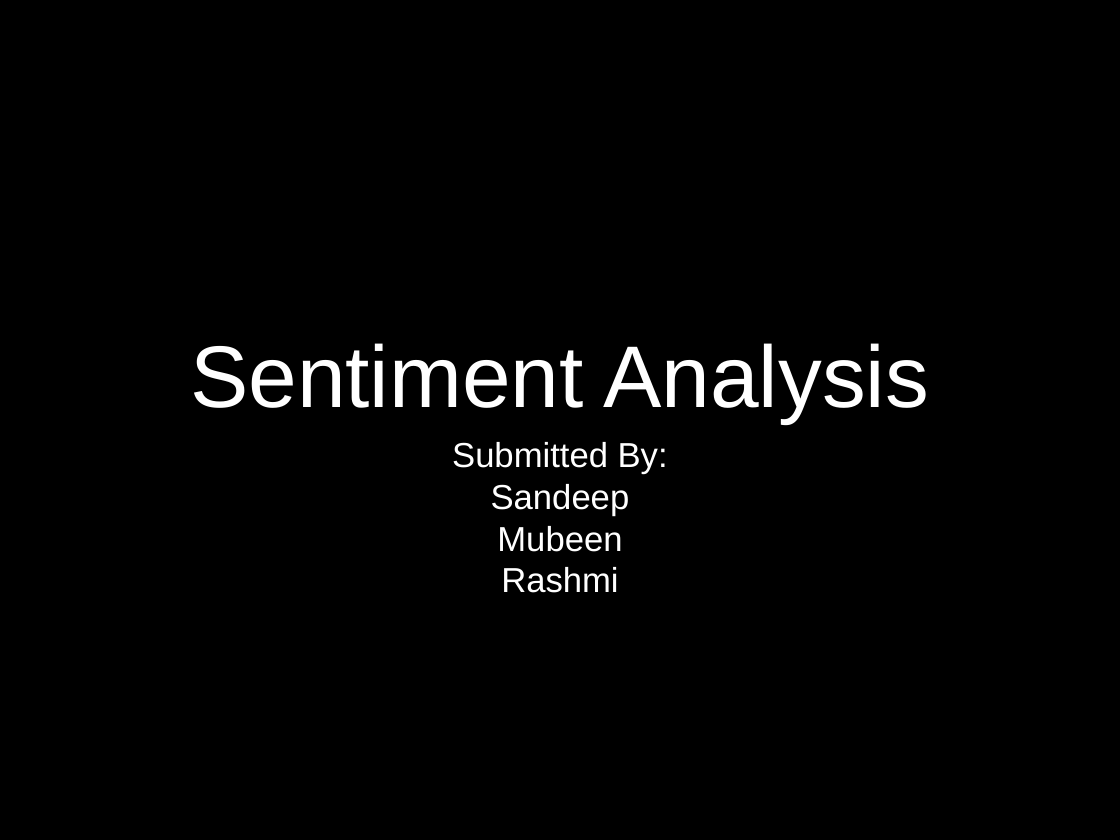
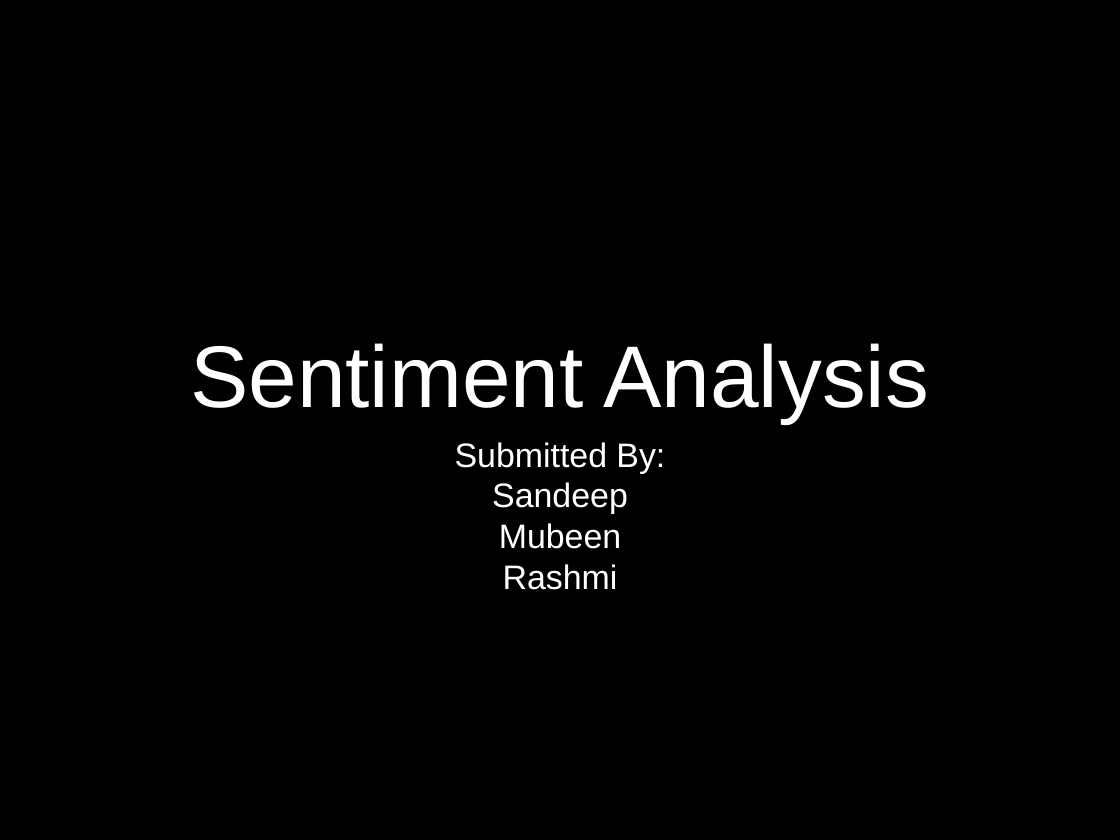
Before and after one commit to sandyhmmm/FinalsProject, a slide deck: slide 1 of finals/FinalPresentationGithub.pptx. Drawn at 1120x840 pixels with LibreOffice and Linux fonts; fonts in the diff are those of the drawing. Boxes give left, top, right and bottom in pixels: in the first picture for what was removed or moved away, otherwise in the second. Text is boxed around its words. In the diff, an @@ line names an element or a change of style, - is before the commit and + after.

```diff
--- a/finals/FinalPresentationGithub.pptx
+++ b/finals/FinalPresentationGithub.pptx
@@ text "Submitted By:" at bbox=[455, 442, 665, 590]: size 31.7 to 31 pt @@
```
Also in this commit, not shown: 9 other slides changed, 1 slide added, 1 slide removed, 2 other files.
